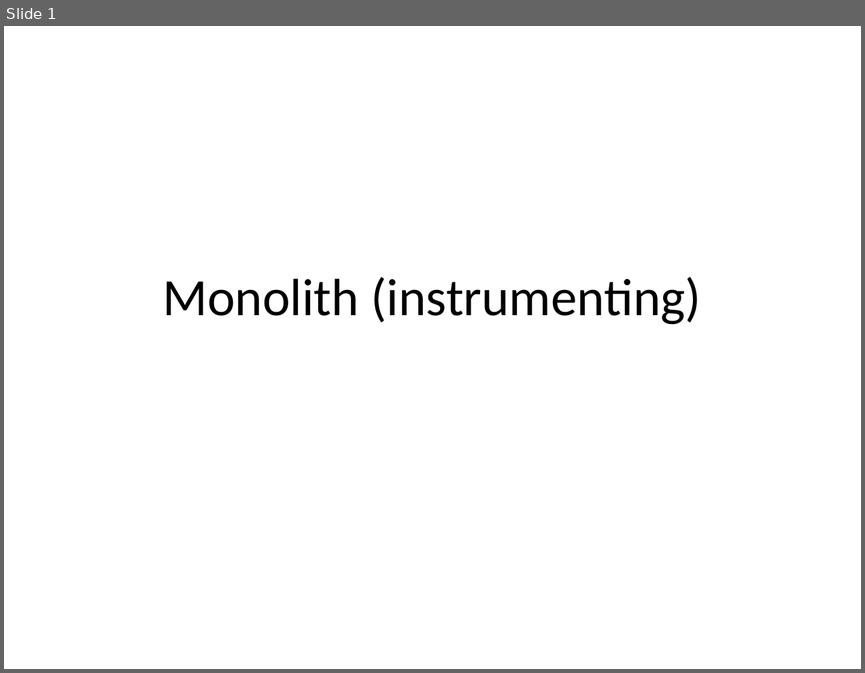
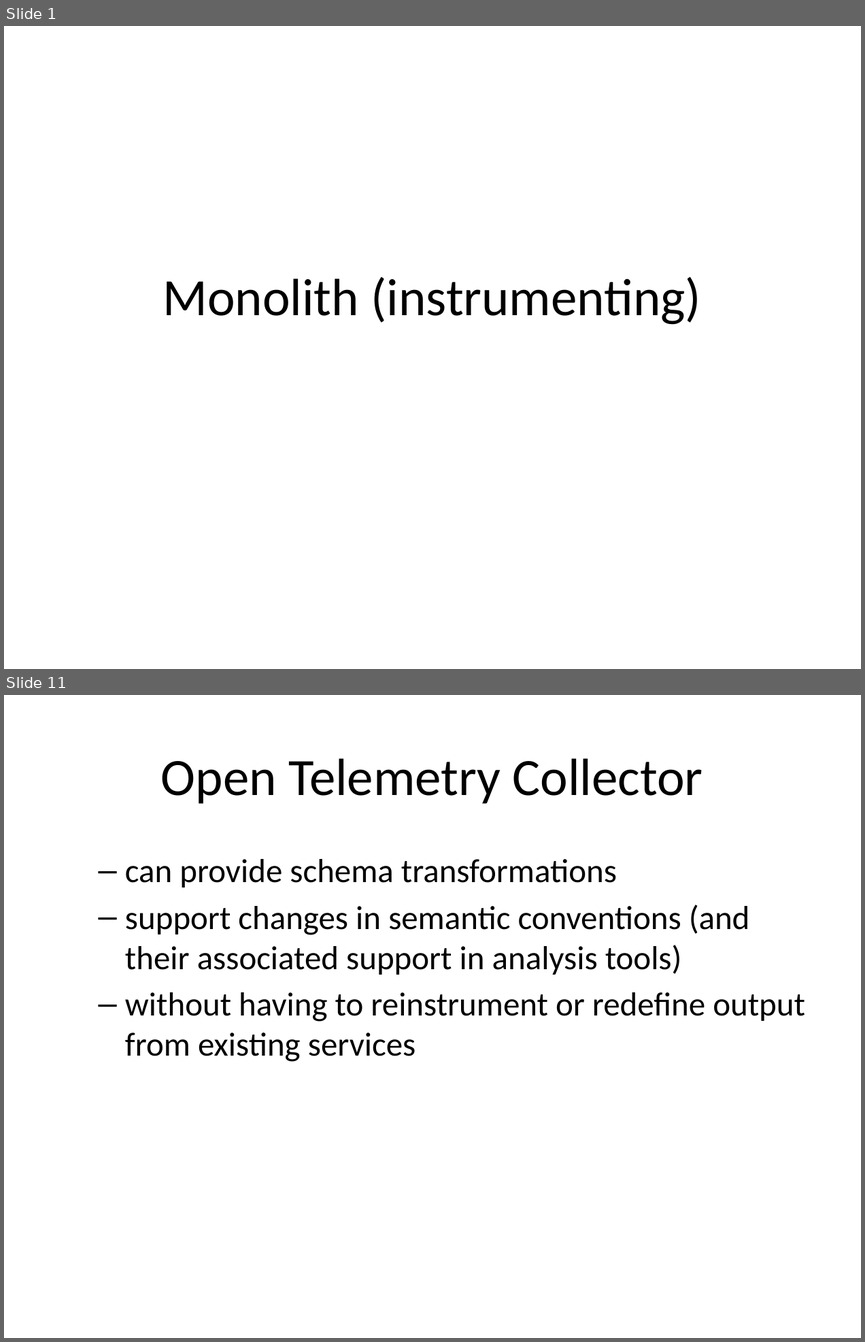
Before and after one commit to rhildred/INFO8985, a slide deck: monolith_instrumenting/slides.pptx. Shown one above the other, each under a label of ours: slide 1 before the commit, slides 1 and 11 after it; the slides between them are not shown. The pictures are 865x673 and 865x1342 pixels, drawn with LibreOffice and Linux fonts; fonts in the diff are those of the drawing. Boxes give left, top, right and bottom in pixels: in the first picture for what was removed or moved away, otherwise in the second. Text is boxed around its words. In the diff, an @@ line names an element or a change of style, - is before the commit and + after.

```diff
--- a/monolith_instrumenting/slides.pptx
+++ b/monolith_instrumenting/slides.pptx
@@ slide 11 added at (4, 695, 861, 1338), background #FFFFFF @@
@@ title added at (161, 758, 703, 804), 44 pt, text #000000 @@
+Open Telemetry Collector
@@ text added at (125, 859, 805, 1062), 28 pt, text #000000 @@
+  – can provide schema transformations
+  – support changes in semantic conventions (and their associated support in analysis tools)
+  – without having to reinstrument or redefine output from existing services
```
Also in this commit, not shown: 1 slide changed, 8 other slides added, 13 other files.
